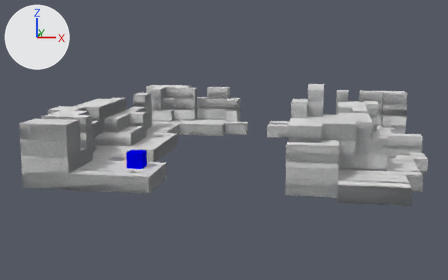
The Blender file Kursach/training-patch/training2.blend, before and after one commit.
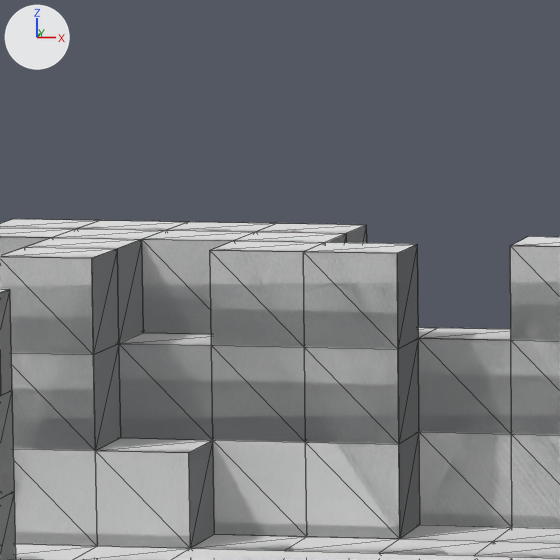
Old and new are each drawn whole from a 50 mm camera at (20.39, -34.43, 9.84) aimed at (12.49, 11.89, 1.15) and again close up on the part from 34% to 48% of the width and 22% to 44% of the height. Lighting does not change. The marker at upper left points along +X, +Y and +Z. The close-ups show mesh edges as thin lines.

In view in the first close-up: '1mesh', 'Group#1.032', 'Group#2.042', 'Group#2.045', 'Group#2.048', 'Group#2.054', 'Group#3.044', 'Group#6.031', 'Group#6.035', 'Group#7.049', 'Group#8.047', 'Group#8.052'.
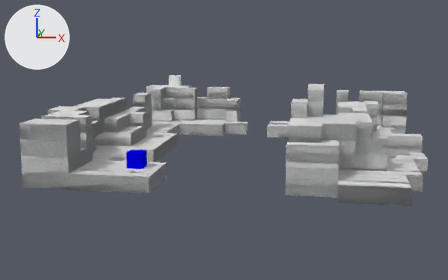
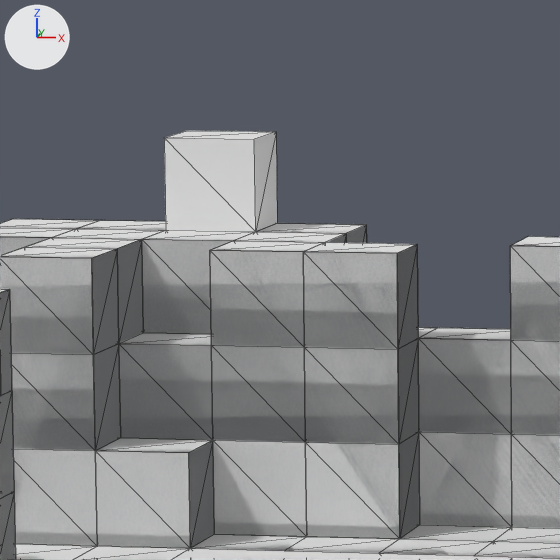
What differs and where, as boxes (x1, y1, x2, y2) in the close-ups (560 x 560 px):
'hb', added: after (164, 131, 277, 232)

The change in detail:
Material 'Material.003' (mat_material_003) is new.
Its base color is (0.8, 0.8, 0.8) (white #e7e7e7).
Mesh me_group_1_020 is new.
It is a box spanning x 0.0..1.0, y 0.0..1.0, z 0.0..1.0.
It uses material mat_material_003 (white #e7e7e7).
Object 'hb' (ob_hb) is new; it shows me_group_1_020.
Its location is (6.0, 24.0, 4.0).
Its rotation in degrees is (180, 0, 0).
Its scale is (-1.0, -1.0, -1.0).
